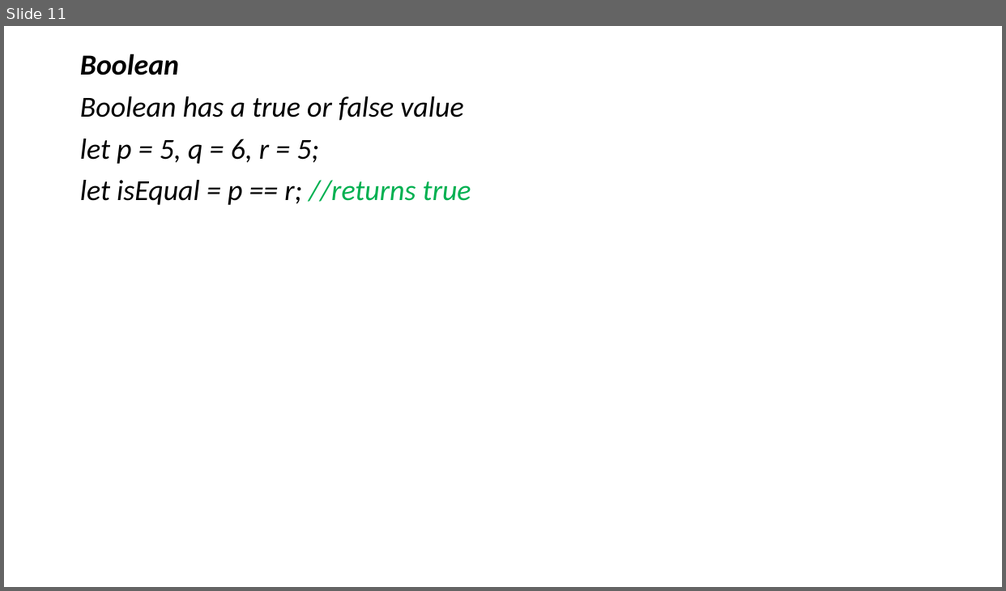
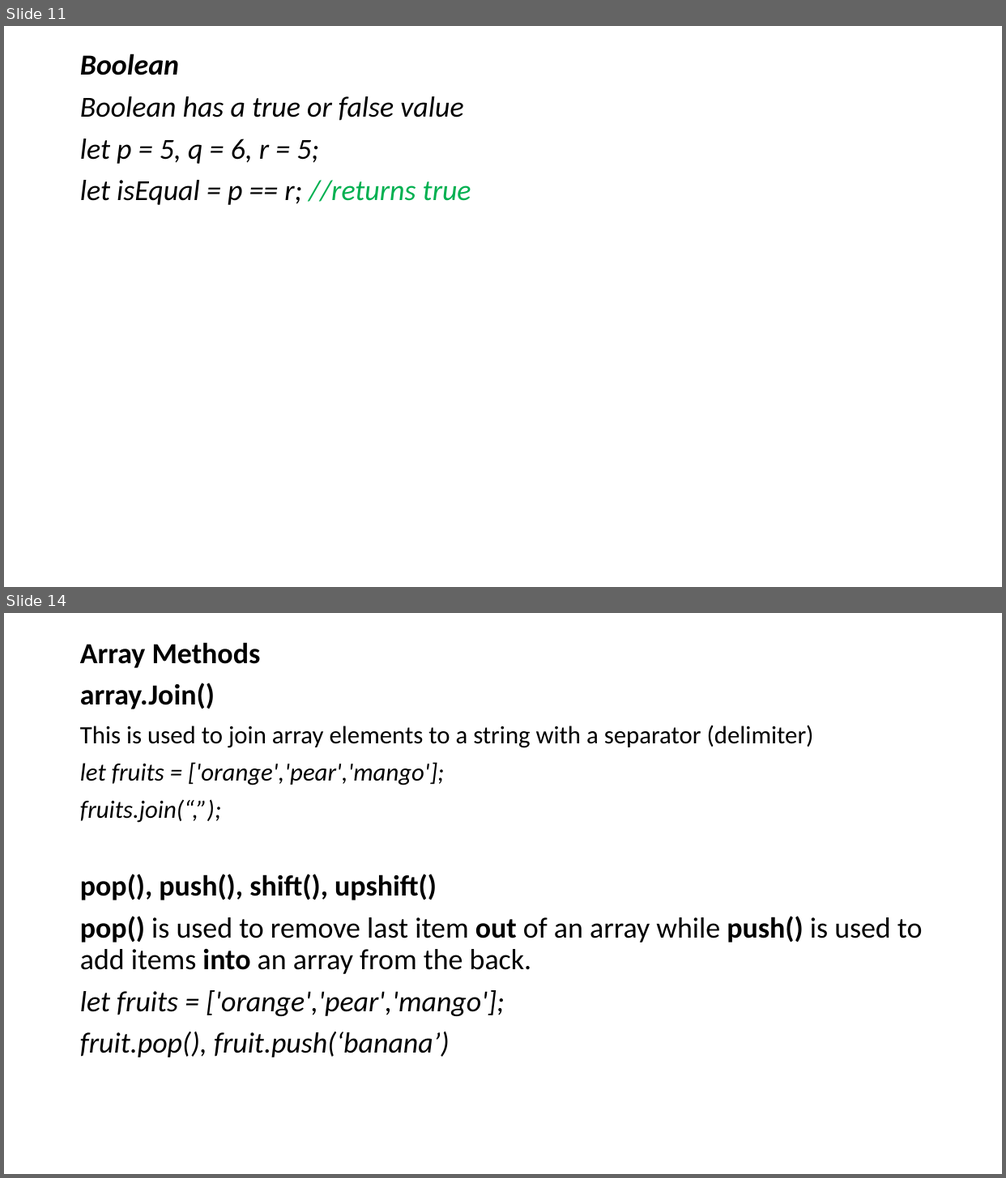
Before and after one commit to adeakinwe/AcademyFourPointZero, a slide deck: xx/lecture2/javascript/javascript.pptx. Shown one above the other, each under a label of ours: slide 11 before the commit, slides 11 and 14 after it; the slides between them are not shown. The pictures are 1006x591 and 1006x1178 pixels, drawn with LibreOffice and Linux fonts; fonts in the diff are those of the drawing. Boxes give left, top, right and bottom in pixels: in the first picture for what was removed or moved away, otherwise in the second. Text is boxed around its words. In the diff, an @@ line names an element or a change of style, - is before the commit and + after.

Commit message:
array

```diff
--- a/xx/lecture2/javascript/javascript.pptx
+++ b/xx/lecture2/javascript/javascript.pptx
@@ slide 14 added at box(4, 613, 1002, 1174), background #FFFFFF @@
@@ text added at box(80, 642, 923, 1058), 28 pt, text #000000 @@
+Array Methods
+array.Join()
+This is used to join array elements to a string with a separator (delimiter)
+let fruits = ['orange','pear','mango'];
+fruits.join(“,”);
+pop(), push(), shift(), upshift()
+pop() is used to remove last item out of an array while push() is used to add items into an array from the back.
+let fruits = ['orange','pear','mango'];
+fruit.pop(), fruit.push(‘banana’)
```
Also in this commit, not shown: 4 other slides added, 2 other files.
